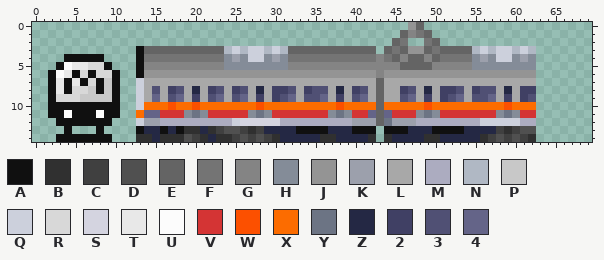
Two versions of one sprite sheet, docs/download_page/_static/BUSAN_METRO_1K_2ND.png. Above, as it was before the edit.
The file is 70x15 pixels.
Palette (. is transparent): A #101010  B #303030  C #404040  D #505050  E #646464  F #747474  G #848484  H #848c98  J #949494  K #9ca0ac  L #a8a8a8  M #acacc0  N #b0b8c4  P #c8c8c8  Q #ccd0dc  R #d8d8d8  S #d4d4e0  T #e8e8e8  U #fcfcfc  V #d43434  W #fc5000  X #fc6c00  Y #6c7484  Z #242844  2 #404064  3 #505074  4 #646488
Pixels before, first column x 2:
 0 .............................................JE..............
 1 ............................................EGFE.............
 2 ...........................................EF..FE............
 3 ...........AEEEEEEEEEENQNQQNQNEEEEEEEEEEE.EFEJJEFEEEENQNQQNQN
 4 ..AAAAA....AFFFFFFFFFFHKHQQHKHFFFFFFFFFFFGFEGEEGEFFFFHKHQQHKH
 5 .AUTTRRA...AGGGGGGGGGGHHHHHHHHGGGGGGGGGGGGGGEEEEGGGGGHHHHHHHH
 6 AUTARARRA..AJJJJJJJJJJJJJJJJJJJJJJJJJJJJJGJJJJJJJJJJJJJJJJJJJ
 7 ATATARAPA..QLLLLLLLLLLLLLLLLLLLLLLLLLLLLLELLLLLLLLLLLLLLLLLLL
 8 ATARRPAPA..QL3L23LZL23L23LZL223L233LZL23LELL23LZL223L233LZL22
 9 ARRRPPPPA..QL4L34L2L34L34L2L234L334L2L34LELL34L2L234L334L2L23
10 AAAAAAAAA..QXXXWXXWXXXXXXXWXXXXXXXXXWXXXXEXXXXXWXXXXXXXXXWXXX
11 AAUAAAUAA..X44VVVHYHVVVVVHYHVVVVVVVHYHVV4E4VVVHYHVVVVVVVHYHVV
12 .AAAAAAA...QKKMMMMMMMMMQSSSSSMMMMMMMMMKKKEYKKKMMMMMMMMQQQQQMM
13 ..A...A....AZZAZABBZBCDDCBCZZZZAAAAZZZAAA.AAAZZZAAAAZZZZCBCDD
14 .AAAAAAA...BBZBBBDCBZBBCDCDCBZZZZZBBZZZZB.BZZZZBBZZZZZBCDCDCB
The result:
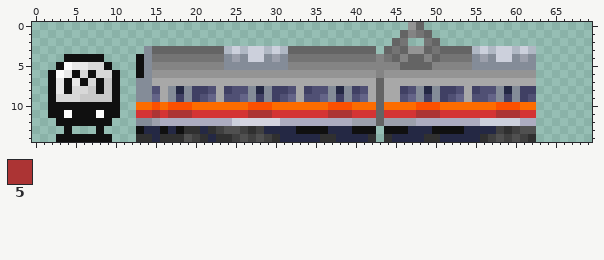
Colours new in this view: 5 #ac3434
From the commit log: Change: Enhance metro graphic sprites Closes #303
From old to new:
{"y":3,"x":13,"old":"AE","new":".H"}
{"y":4,"x":14,"old":"F","new":"H"}
{"y":5,"x":14,"old":"G","new":"H"}
{"y":6,"x":14,"old":"J","new":"H"}
{"y":7,"x":13,"old":"QL","new":"HH"}
{"y":8,"x":13,"old":"QL","new":"HH"}
{"y":8,"x":17,"old":"23LZL23L2","new":"HZH223L23"}
{"y":8,"x":27,"old":"L","new":"H"}
{"y":8,"x":29,"old":"L","new":"H"}
{"y":8,"x":37,"old":"L","new":"H"}
{"y":8,"x":39,"old":"L","new":"H"}
{"y":8,"x":48,"old":"L","new":"H"}
{"y":8,"x":50,"old":"L","new":"H"}
{"y":8,"x":58,"old":"L","new":"H"}
{"y":8,"x":60,"old":"L","new":"H"}
{"y":9,"x":13,"old":"QL","new":"HH"}
{"y":9,"x":17,"old":"34L","new":"H2H"}
{"y":9,"x":21,"old":"L34L","new":"34L3"}
{"y":9,"x":27,"old":"L","new":"H"}
{"y":9,"x":29,"old":"L","new":"H"}
{"y":9,"x":37,"old":"L","new":"H"}
{"y":9,"x":39,"old":"L","new":"H"}
{"y":9,"x":48,"old":"L","new":"H"}
{"y":9,"x":50,"old":"L","new":"H"}
{"y":9,"x":58,"old":"L","new":"H"}
{"y":9,"x":60,"old":"L","new":"H"}
{"y":10,"x":13,"old":"Q","new":"X"}
{"y":10,"x":15,"old":"X","new":"W"}
{"y":10,"x":18,"old":"XXW","new":"WWX"}
{"y":10,"x":27,"old":"X","new":"W"}
{"y":10,"x":29,"old":"X","new":"W"}
{"y":10,"x":37,"old":"X","new":"W"}
{"y":10,"x":39,"old":"X","new":"W"}
{"y":10,"x":48,"old":"X","new":"W"}
{"y":10,"x":50,"old":"X","new":"W"}
{"y":10,"x":58,"old":"X","new":"W"}
{"y":10,"x":60,"old":"X","new":"W"}
{"y":11,"x":13,"old":"X44","new":"VV5"}
{"y":11,"x":17,"old":"VVHYH","new":"555VV"}
{"y":11,"x":27,"old":"HYH","new":"555"}
{"y":11,"x":37,"old":"HYH","new":"555"}
{"y":11,"x":42,"old":"4","new":"V"}
{"y":11,"x":44,"old":"4","new":"V"}
{"y":11,"x":48,"old":"HYH","new":"555"}
{"y":11,"x":58,"old":"HYH","new":"555"}
{"y":12,"x":13,"old":"QK","new":"HH"}
{"y":12,"x":44,"old":"Y","new":"K"}
{"label":"changed","picture_box":[136,46,272,126]}
{"label":"changed","picture_box":[328,86,392,126]}
{"label":"changed","picture_box":[416,86,440,118]}
{"label":"changed","picture_box":[496,86,520,118]}
